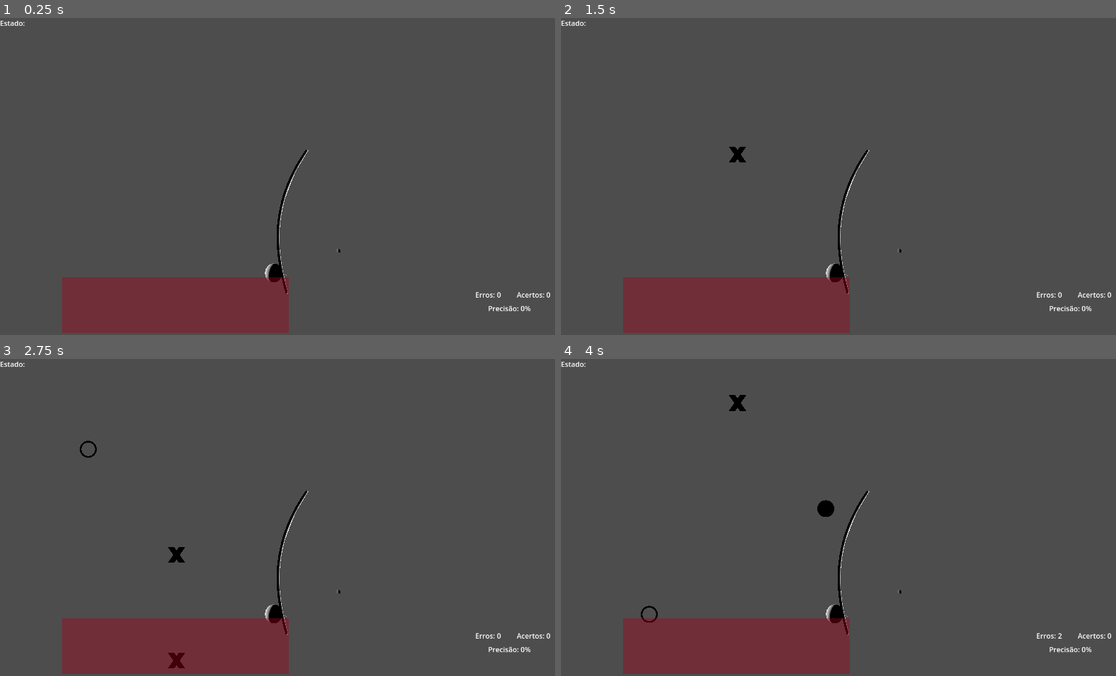
Above: before the commit, frames 1-4 (two rows, left to right).
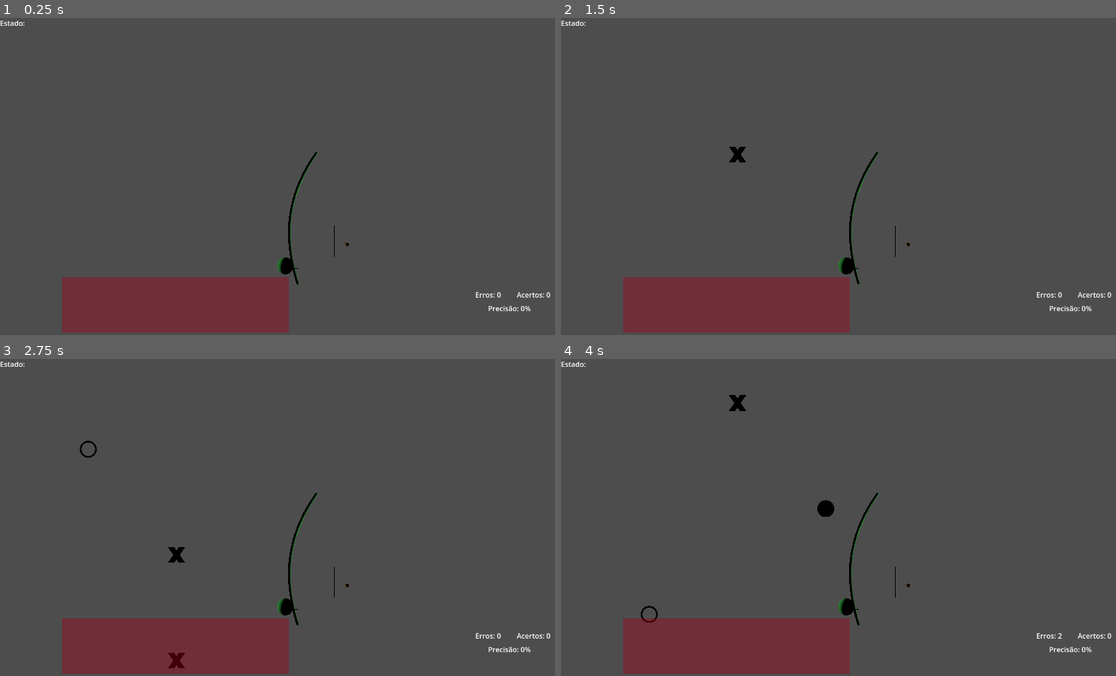
Above: after the commit, the same moments.

Repository: frsbrito/berimbau-3d
Game: Godot game, scene res://scenes/main.tscn
Same seed, same stepped clock (60 frames per second), same inputs: the game is played once before the commit and once after it.
Inputs:
- Up to frame 1 (0.25 s): no input
- Up to frame 2 (1.5 s): tap Enter at 0.5 s; tap Space (toque_baqueta) at 0.6 s; tap 2 (dobrao_chiado) at 1.35 s
- Up to frame 3 (2.75 s): tap Space (toque_baqueta) at 1.55, 2, 2.3 s; hold 3 (dobrao_preso) from 2.03 s (still down)
- Up to frame 4 (4 s): release 3 (dobrao_preso) at 2.78 s; tap Space (toque_baqueta) at 2.85, 3.6 s

The runs differ from the first frame. In frame 1, 0.7% of the frame differs, in the area x 47-63%, y 41-88%; in frame 2, 0.7%; in frame 3, 0.7%; in frame 4, 0.7%.

Commit message:
Adicionar novos sons, alterar logica de sons e adicionar variavel global

Diff:
--- a/bkp/icon.svg
+++ /dev/null
@@ -1 +0,0 @@
-<svg xmlns="http://www.w3.org/2000/svg" width="128" height="128"><rect width="124" height="124" x="2" y="2" fill="#363d52" stroke="#212532" stroke-width="4" rx="14"/><g fill="#fff" transform="translate(12.322 12.322)scale(.101)"><path d="M105 673v33q407 354 814 0v-33z"/><path fill="#478cbf" d="m105 673 152 14q12 1 15 14l4 67 132 10 8-61q2-11 15-15h162q13 4 15 15l8 61 132-10 4-67q3-13 15-14l152-14V427q30-39 56-81-35-59-83-108-43 20-82 47-40-37-88-64 7-51 8-102-59-28-123-42-26 43-46 89-49-7-98 0-20-46-46-89-64 14-123 42 1 51 8 102-48 27-88 64-39-27-82-47-48 49-83 108 26 42 56 81zm0 33v39c0 276 813 276 814 0v-39l-134 12-5 69q-2 10-14 13l-162 11q-12 0-16-11l-10-65H446l-10 65q-4 11-16 11l-162-11q-12-3-14-13l-5-69z"/><path d="M483 600c0 34 58 34 58 0v-86c0-34-58-34-58 0z"/><circle cx="725" cy="526" r="90"/><circle cx="299" cy="526" r="90"/></g><g fill="#414042" transform="translate(12.322 12.322)scale(.101)"><circle cx="307" cy="532" r="60"/><circle cx="717" cy="532" r="60"/></g></svg>
--- a/project.godot
+++ b/project.godot
@@ -12,12 +12,16 @@
 
 config/name="Berimbau_3D"
 run/main_scene="uid://ttefn00ejmbp"
-config/features=PackedStringArray("4.4", "Mobile")
+config/features=PackedStringArray("4.5", "Mobile")
 config/icon="uid://cyk4d832w3uap"
 
 [audio]
 
 buses/default_bus_layout=""
+
+[autoload]
+
+GameData="*res://scripts/GameData.gd"
 
 [display]
 
--- /dev/null
+++ b/scenes/berimbau_em_cena.tscn
@@ -0,0 +1,23 @@
+[gd_scene load_steps=5 format=3 uid="uid://bd682x241b3wx"]
+
+[ext_resource type="PackedScene" uid="uid://enqj04q6cvff" path="res://assets/models/BerimbauKit.glb" id="1_fceg5"]
+
+[sub_resource type="StandardMaterial3D" id="StandardMaterial3D_fceg5"]
+albedo_color = Color(0.728202, 0.448721, 7.70092e-07, 1)
+
+[sub_resource type="StandardMaterial3D" id="StandardMaterial3D_pcbtt"]
+albedo_color = Color(0.729412, 0.447059, 0, 1)
+
+[sub_resource type="StandardMaterial3D" id="StandardMaterial3D_5vtl4"]
+albedo_color = Color(0, 0.564706, 0.133333, 1)
+
+[node name="BerimbauKit" instance=ExtResource("1_fceg5")]
+
+[node name="Cylinder" parent="." index="0"]
+surface_material_override/0 = SubResource("StandardMaterial3D_fceg5")
+
+[node name="Sphere_001" parent="." index="1"]
+surface_material_override/0 = SubResource("StandardMaterial3D_pcbtt")
+
+[node name="Cube_003" parent="." index="2"]
+surface_material_override/0 = SubResource("StandardMaterial3D_5vtl4")
--- a/scenes/main.gd
+++ b/scenes/main.gd
@@ -1,9 +1,24 @@
 extends Node3D
 
 # --- Constantes ---
-const SOM_SOLTO = preload("res://assets/audio/som_solto.ogg")
-const SOM_PRESO = preload("res://assets/audio/som_preso.ogg")
-const SOM_CHIADO = preload("res://assets/audio/som_chiado.ogg")
+var sons_viola_solto = [
+	preload("res://assets/audio/berimbau-viola/solto/viola_solto_1.ogg"),
+	preload("res://assets/audio/berimbau-viola/solto/viola_solto_2.ogg"),
+	preload("res://assets/audio/berimbau-viola/solto/viola_solto_3.ogg"),
+	preload("res://assets/audio/berimbau-viola/solto/viola_solto_4.ogg"),
+	preload("res://assets/audio/berimbau-viola/solto/viola_solto_5.ogg")
+]
+var sons_viola_chiado = [
+	#preload("res://assets/audio/berimbau-viola/chiado/viola_chiado_1.ogg"),
+	preload("res://assets/audio/berimbau-viola/chiado/viola_chiado_2.ogg"),
+	preload("res://assets/audio/berimbau-viola/chiado/viola_chiado_3.ogg"),
+	preload("res://assets/audio/berimbau-viola/chiado/viola_chiado_4.ogg")
+]
+var sons_viola_preso = [
+	preload("res://assets/audio/berimbau-viola/preso/viola_preso_1.ogg"),
+	preload("res://assets/audio/berimbau-viola/preso/viola_preso_2.ogg"),
+	preload("res://assets/audio/berimbau-viola/preso/viola_preso_3.ogg")
+]
 const NOTA_SCENE = preload("res://scenes/nota.tscn")
 
 # --- Referências de Nós (@onready) ---
@@ -16,17 +31,19 @@
 @onready var pista_preso = $CanvasLayer/Pistas/Pista_Preso
 
 # --- Variáveis do Jogo ---
-var nomes_dos_sons = ["", "Solto", "Chiado", "Preso"]
-var toque_de_angola = [2, 2, 1, 3]
 var toque_index = 0
 var notas_na_zona = []
 var total_acertos = 0
 var total_erros = 0
 var total_notas_geradas = 0
+var toque_atual_array = []
+
+func _ready():
+	toque_atual_array = GameData.get_toque_atual_array()
 
 # --- Funções do Jogo ---
 func _process(_delta):
-	# Lógica do estado do dobrão
+	# Identifica o estado atual (1=Solto, 2=Chiado, 3=Preso)
 	var estado_atual_id = 1
 	if Input.is_action_pressed("dobrao_preso"):
 		estado_atual_id = 3
@@ -51,24 +68,33 @@
 			notas_na_zona.erase(nota_acertada)
 			nota_acertada.queue_free()
 		else:
-			print("ERROU! (Nenhuma nota correspondente na zona)")
+			print("ERROU!")
 
 		# Lógica do som a tocar de acordo com input
-		var som_a_tocar = SOM_SOLTO
-		if estado_atual_id == 3:
-			som_a_tocar = SOM_PRESO
-		elif estado_atual_id == 2:
-			som_a_tocar = SOM_CHIADO
-		sound_player.stream = som_a_tocar
+		tocar_som_berimbau(estado_atual_id)
+
+func tocar_som_berimbau(id_estado):
+	var lista_de_sons = []
+
+	# Define qual lista usar baseada no estado
+	if id_estado == 3:
+		lista_de_sons = sons_viola_preso
+	elif id_estado == 2:
+		lista_de_sons = sons_viola_chiado
+	else:
+		lista_de_sons = sons_viola_solto
+
+	# Escolhe um som aleatório da lista e toca
+	if lista_de_sons.size() > 0:
+		sound_player.stream = lista_de_sons.pick_random()
 		sound_player.play()
 
 # Função Timer que gera notas, qualifica e posiciona
 func _on_timer_timeout():
 	total_notas_geradas += 1
-
 	var nova_nota = NOTA_SCENE.instantiate()
-	var tipo_da_nota = toque_de_angola[toque_index]
-	toque_index = (toque_index + 1) % toque_de_angola.size()
+	var tipo_da_nota = toque_atual_array[toque_index]
+	toque_index = (toque_index + 1) % toque_atual_array.size()
 
 	if tipo_da_nota == 1:
 		nova_nota.position = pista_solto.position
@@ -88,11 +114,3 @@
 		total_erros += 1
 		notas_na_zona.erase(area)
 		area.queue_free()
-
-func get_som_pelo_id(id):
-	if id == 1:
-		return SOM_SOLTO
-	elif id == 2:
-		return SOM_CHIADO
-	else:
-		return SOM_PRESO
--- a/scenes/main.tscn
+++ b/scenes/main.tscn
@@ -1,7 +1,7 @@
 [gd_scene load_steps=5 format=3 uid="uid://ttefn00ejmbp"]
 
 [ext_resource type="Script" uid="uid://nbg7ive7pwbf" path="res://scenes/main.gd" id="1_o5qli"]
-[ext_resource type="PackedScene" uid="uid://enqj04q6cvff" path="res://assets/models/BerimbauKit.glb" id="2_0wfyh"]
+[ext_resource type="PackedScene" uid="uid://bd682x241b3wx" path="res://scenes/berimbau_em_cena.tscn" id="2_sugp2"]
 [ext_resource type="PackedScene" uid="uid://cdc5vdt0pw1ve" path="res://scenes/hud.tscn" id="3_sugp2"]
 
 [sub_resource type="RectangleShape2D" id="RectangleShape2D_0wfyh"]
@@ -17,11 +17,10 @@
 [node name="SoundPlayer" type="AudioStreamPlayer3D" parent="."]
 max_distance = 117.03
 
-[node name="BerimbauKit" parent="." instance=ExtResource("2_0wfyh")]
-transform = Transform3D(1, 0, 0, 0, 1, 0, 0, 0, 1, 1.22567, 0, 0.131646)
-
 [node name="DirectionalLight3D" type="DirectionalLight3D" parent="."]
 transform = Transform3D(0.988065, -0.154038, 0, 0.154038, 0.988065, 0, 0, 0, 1, -0.357379, 0.59102, -4.49169)
+
+[node name="BerimbauKit" parent="." instance=ExtResource("2_sugp2")]
 
 [node name="CanvasLayer" type="CanvasLayer" parent="."]
 
--- a/scenes/nota.tscn
+++ b/scenes/nota.tscn
@@ -1,7 +1,7 @@
 [gd_scene load_steps=4 format=3 uid="uid://4lglk2kjcwwb"]
 
 [ext_resource type="Texture2D" uid="uid://cjm2708jqgtff" path="res://assets/sprites/nota_chiado.png" id="1_np0oh"]
-[ext_resource type="Script" path="res://scripts/nota.gd" id="1_tich3"]
+[ext_resource type="Script" uid="uid://cxha4iabv4bmh" path="res://scenes/nota.gd" id="1_tich3"]
 
 [sub_resource type="RectangleShape2D" id="RectangleShape2D_jyhfs"]
 size = Vector2(256, 256)
--- /dev/null
+++ b/scripts/GameData.gd
@@ -0,0 +1,29 @@
+extends Node
+
+# --- Constantes de Identificação ---
+const BERIMBAU_VIOLA = "viola"
+const BERIMBAU_MEDIO = "medio"
+const BERIMBAU_GUNGA = "gunga"
+
+const TIPO_SOLTO = 1
+const TIPO_CHIADO = 2
+const TIPO_PRESO = 3
+
+# --- Configurações Selecionadas pelo Jogador ---
+var berimbau_atual = BERIMBAU_VIOLA
+var toque_nome_atual = "Angola"
+
+# --- Banco de Dados dos Toques (Partituras) ---
+# 1 = Solto, 2 = Chiado, 3 = Preso
+var toques = {
+	"Angola": [2, 2, 1, 3], # Chiado, Chiado, Solto, Preso
+	"SaoBentoGrande": [2, 2, 3, 1, 1],
+	"SaoBentoPequeno": [2, 2, 3, 1]
+}
+
+# Função para pegar o array do toque atual
+func get_toque_atual_array():
+	if toques.has(toque_nome_atual):
+		return toques[toque_nome_atual]
+	else:
+		return toques["Angola"] # Fallback
Not shown, added: assets/audio/berimbau-viola/chiado/viola_chiado_2.ogg.import
Not shown, added: assets/audio/berimbau-viola/chiado/viola_chiado_3.ogg.import
Not shown, added: assets/audio/berimbau-viola/chiado/viola_chiado_4.ogg.import
Not shown, added: assets/audio/berimbau-viola/preso/viola_preso_1.ogg.import
Not shown, added: assets/audio/berimbau-viola/preso/viola_preso_2.ogg.import
Not shown, added: assets/audio/berimbau-viola/preso/viola_preso_3.ogg.import
Not shown, added: assets/audio/berimbau-viola/solto/viola_solto_1.ogg.import
Not shown, added: assets/audio/berimbau-viola/solto/viola_solto_2.ogg.import
Not shown, added: assets/audio/berimbau-viola/solto/viola_solto_3.ogg.import
Not shown, added: assets/audio/berimbau-viola/solto/viola_solto_4.ogg.import
Not shown, added: assets/audio/berimbau-viola/solto/viola_solto_5.ogg.import
Not shown, removed: assets/audio/som_chiado.ogg.import
(and 20 more such lines)
